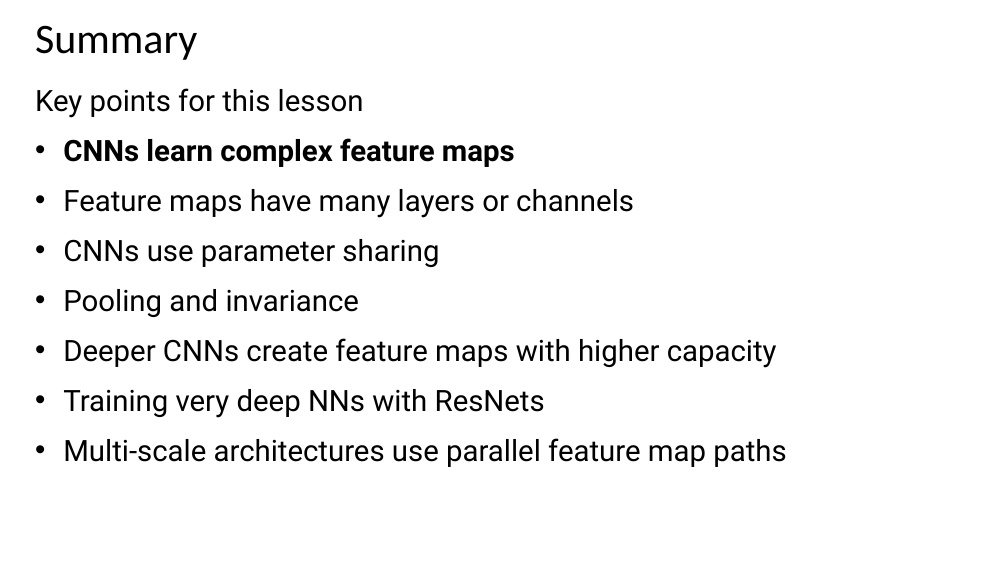
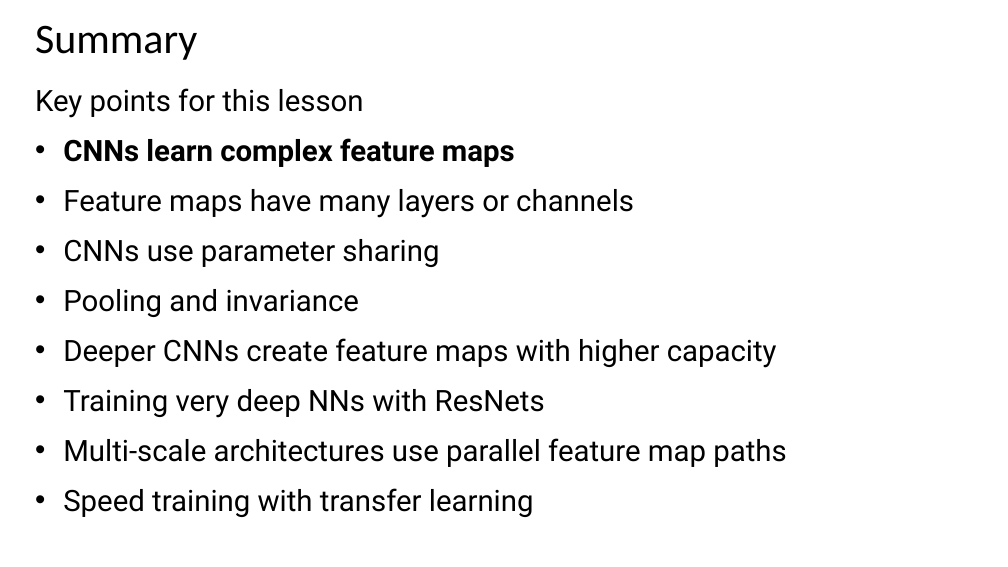
Before and after one commit to StephenElston/CSCI-E25, a slide deck: slide 56 of Slides/6_ConvolutionalNNs.pptx (slide 55 before the commit). Drawn at 1008x567 pixels with LibreOffice and Linux fonts; fonts in the diff are those of the drawing. Boxes give left, top, right and bottom in pixels: in the first picture for what was removed or moved away, otherwise in the second. Text is boxed around its words. In the diff, an @@ line names an element or a change of style, - is before the commit and + after.

```diff
--- a/Slides/6_ConvolutionalNNs.pptx
+++ b/Slides/6_ConvolutionalNNs.pptx
@@ text at (63,488,534,517): paragraph added @@
+• Speed training with transfer learning
```
Also in this commit, not shown: 3 other slides changed, 1 slide added.
